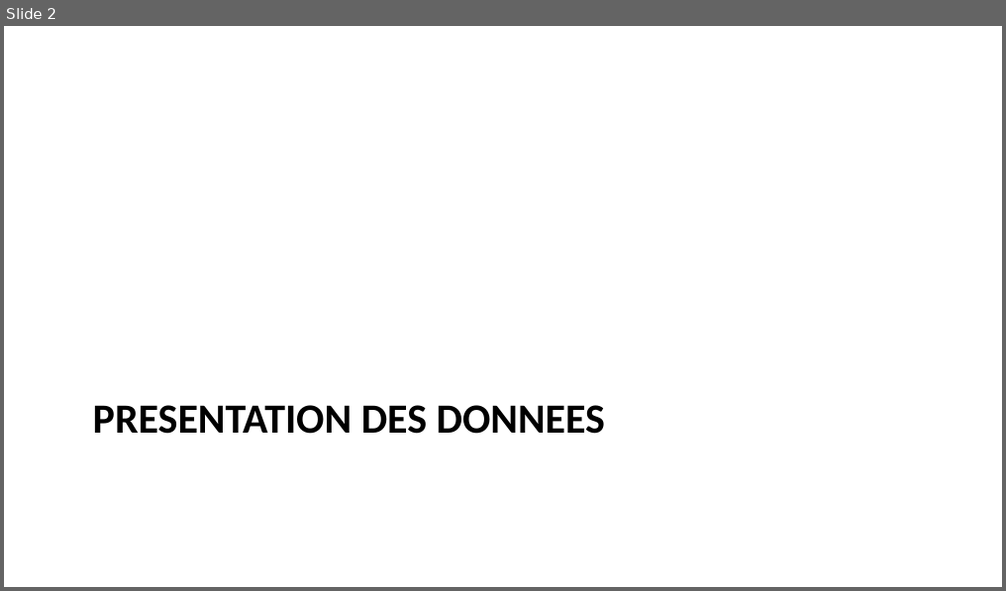
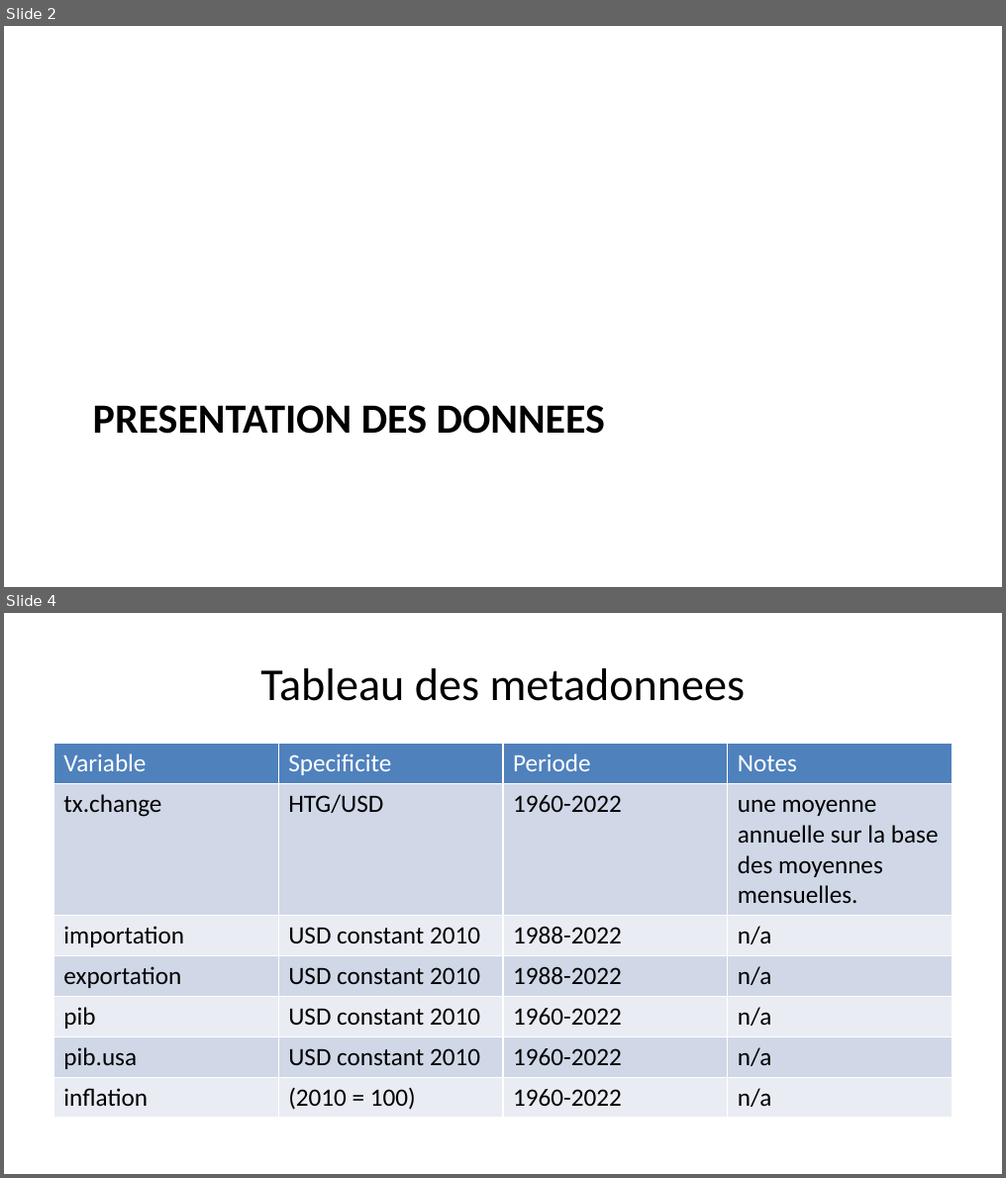
Before and after one commit to AD0791/Presentation_thesis, a slide deck: modele_presentation.pptx. Shown one above the other, each under a label of ours: slide 2 before the commit, slides 2 and 4 after it; the slides between them are not shown. The pictures are 1006x591 and 1006x1178 pixels, drawn with LibreOffice and Linux fonts; fonts in the diff are those of the drawing. Boxes give left, top, right and bottom in pixels: in the first picture for what was removed or moved away, otherwise in the second. Text is boxed around its words. In the diff, an @@ line names an element or a change of style, - is before the commit and + after.

```diff
--- a/modele_presentation.pptx
+++ b/modele_presentation.pptx
@@ slide 4 added at <box>4,613,1002,1174</box>, background #FFFFFF @@
@@ title added at <box>260,668,746,701</box>, 33 pt, text #000000 @@
+Tableau des metadonnees
@@ table added at <box>54,744,952,1114</box>, 7 rows, 4 columns @@
+Variable | Specificite | Periode | Notes
+tx.change | HTG/USD | 1960-2022 | une moyenne annuelle sur la base des moyennes mensuelles.
+importation | USD constant 2010 | 1988-2022 | n/a
+exportation | USD constant 2010 | 1988-2022 | n/a
+pib | USD constant 2010 | 1960-2022 | n/a
+pib.usa | USD constant 2010 | 1960-2022 | n/a
+inflation | (2010 = 100) | 1960-2022 | n/a
```
Also in this commit, not shown: 1 slide changed, 5 other slides added, 3 slides removed, 2 other files.
